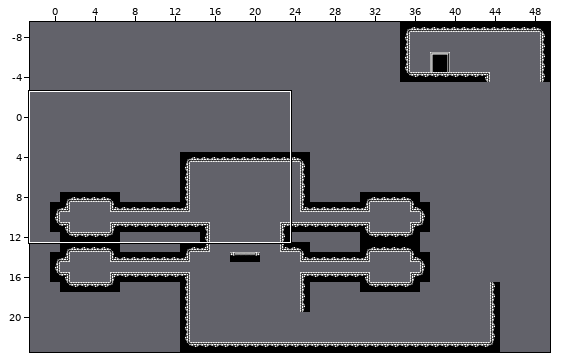
An edit to a level. Tiled map, Assets/SuperTiled2Unity/Import/Tutorial.tmx. The first picture is a wide view before the edit; the outline marks the close-up.
Close-up. Before the commit:
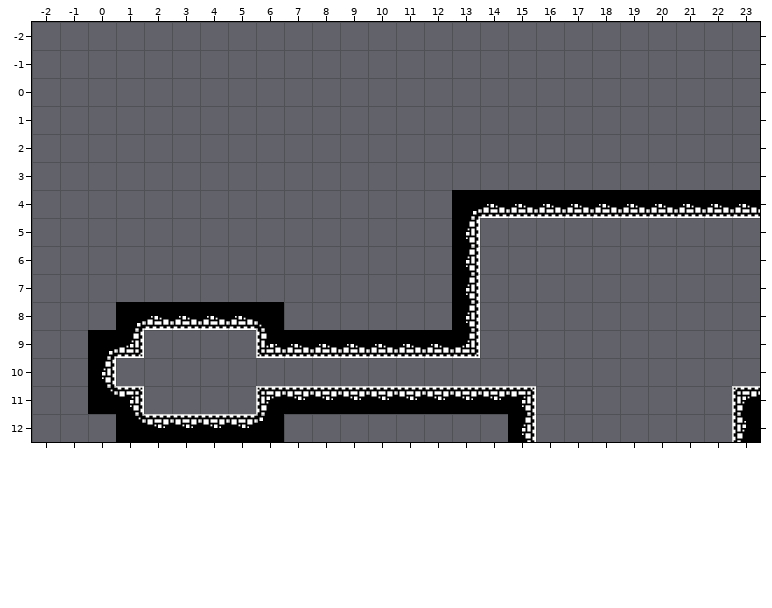
Cells are 64x64 px. Shown: x -2..23, y -2..12. The commit also changed other parts of the map, which this record leaves out. The old version is drawn lined up with the new one.
The result:
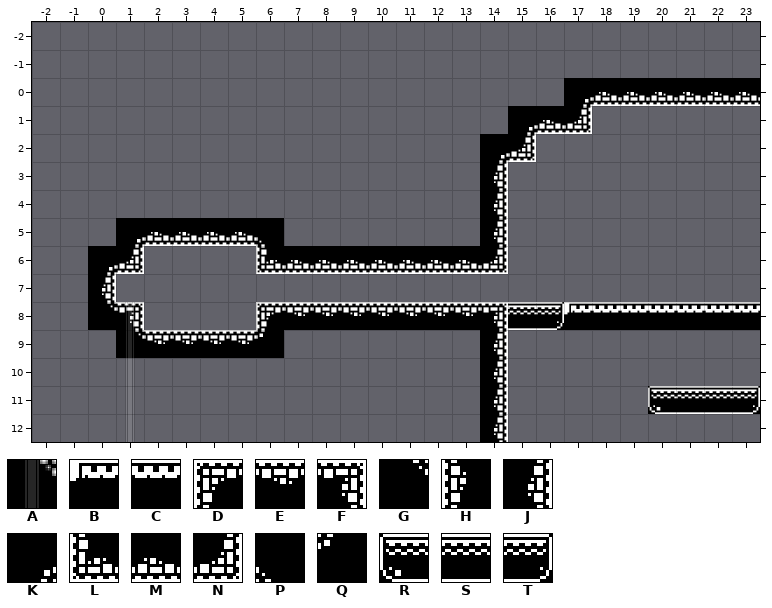
Key: from "CableTileset_64x64": A 10 "Cable_v"; from "Tileset_64x64": B 160 "bridge_bottomleft", C 161 "bridge_bottom", D 195 "brick_topleft", E 196 "brick_topmiddle", F 197 "brick_topright", G 199 "brick_corner_topright", H 215 "brick_middleleft", J 217 "brick_middleright", K 219 "brick_corner_bottomright", L 235 "brick_bottomleft", M 236 "brick_bottommiddle", N 237 "brick_bottomright", P 239 "brick_corner_bottomleft", Q 259 "brick_corner_topleft", R 330 "ground_left", S 331 "ground_middle_horizontal", T 332 "ground_right".
_ is an empty cell, . an unchanged one.
Tiles of an added or newly shown layer are drawn over the layers below it.
See-through tiles are keyed as they look on the map.
Diff:
map size 64x64 -> 43x32 cells (old content now starts at -3,-18; both pictures use the new coordinates)
--- layer "MainLayer"
@@ x 0..23 @@
- 0 ................._______
- 1 ...............___......
- 2 ..............__........
- 3 .............._.........
- 4 .............KMMMMMMMMMM
- 5 .______......J_.........
- 6 __...._______J_.........
- 7 _............J..........
- 8 _KMMMMP______J__________
- 9 KN____LMMMMMMN_.........
-10 J............._.........
-11 GF....DEEEEEEEEF....___D
-12 .GEEEEQ......._J.......H
+ 0 .................KMMMMMM
+ 1 ...............KMN......
+ 2 ..............KN........
+ 3 ..............J.........
+ 4 ............._J_________
+ 5 .KMMMMP......_J.........
+ 6 KN....LMMMMMMMN.........
+ 7 J............_..........
+ 8 GF____DEEEEEEEFSTBCCCCCC
+ 9 _GEEEEQ_______J.........
+10 _.............J.........
+11 __....________J_....RSST
+12 .______.......J_......._
--- layer "Cable1" (now shown)
@@ x 1..1 @@
- 8 _
- 9 _
-10 _
-11 _
-12 _
+ 8 A
+ 9 A
+10 A
+11 A
+12 A
Boxes around the changes in both close-ups, in picture pixels (x1, y1, x2, y2):
changed: (88, 78, 760, 442)
